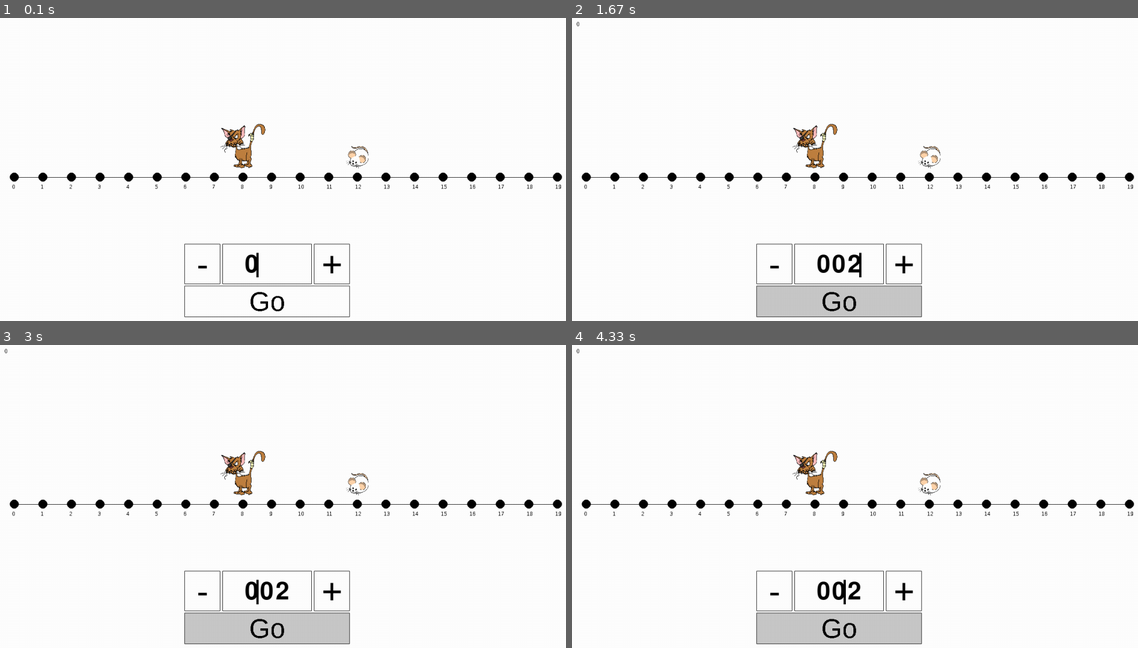
Above: before the commit, frames 1-4 (two rows, left to right).
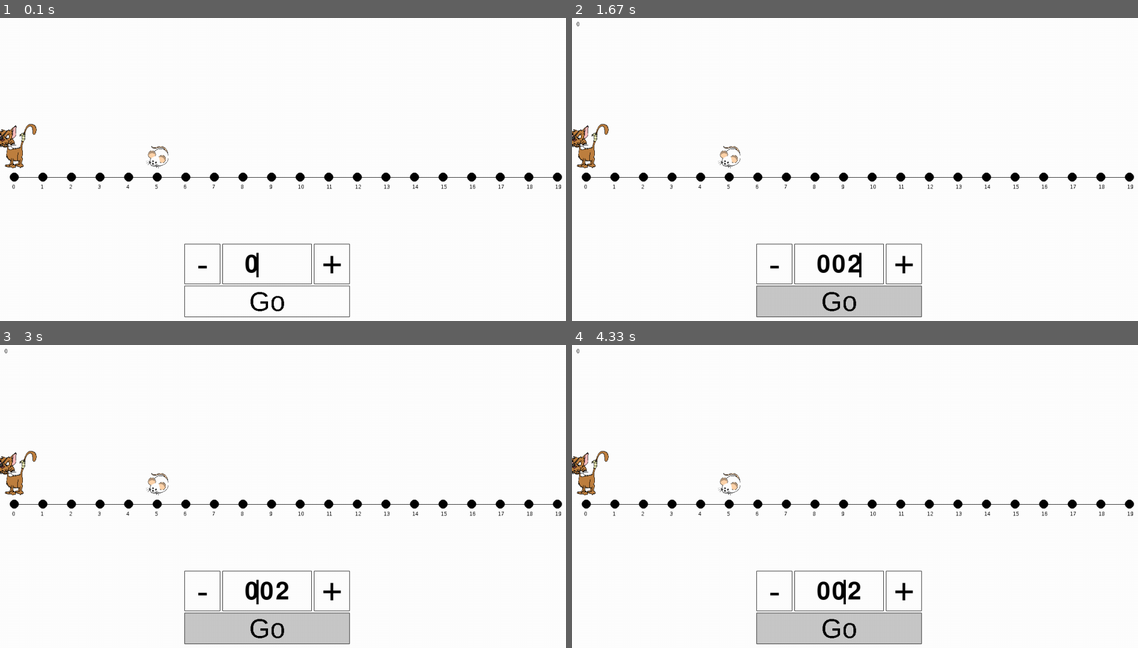
Above: after the commit, the same moments.

Repository: jpazer/KittyCount
Game: pygame game, started from KittyCount.activity/main.py
Same seed, same stepped clock (60 frames per second), same inputs: the game is played once before the commit and once after it.
Inputs:
- Up to frame 1 (0.1 s): no input
- Up to frame 2 (1.67 s): click "Go" at 0.38 s; hold Right 0.67-1.13 s; tap 0 at 0.82 s; hold Right from 1.22 s (still down); tap 2 at 1.37 s
- Up to frame 3 (3 s): release Right at 1.68 s; hold Left 1.72-2.25 s; tap 1 at 1.87 s; hold Left 2.28-2.68 s; tap 0 at 2.43 s; hold Right from 2.72 s (still down); tap 2 at 2.87 s
- Up to frame 4 (4.33 s): release Right at 3.35 s; hold Left 3.38-3.85 s; tap 1 at 3.53 s; hold Right from 3.88 s (still down); tap 0 at 4.03 s

The runs differ from the first frame. In frame 1, 1.1% of the frame differs, in the area x 0-66%, y 34-50%; in frame 2, 1.1%; in frame 3, 1.1%; in frame 4, 1.1%.

Commit message:
Added game controller
Used concepts from eric's branch.

Diff:
--- a/KittyCount.activity/character.py
+++ /dev/null
@@ -1,55 +0,0 @@
-import pygame
-import random
-
-class character:
-    displayImage = "" #path to the image file to be displayed
-    imageHeight = 10 #height of the image
-    imageWidth= 10 #width of the image
-    screen = 0 #screen to display on
-    positions = [] # array of circle positions
-    xPos = 0 #x position of character
-    yPos = 0 #y position of character
-
-    def __init__(self, _positions,_displayImage, _imageHeight, _imageWidth, screen, otherCharacterX = -1):
-        self.positions = _positions
-        self.displayImage = _displayImage
-        self.imageHeight = _imageHeight
-        self.imageWidth = _imageWidth
-        self.screen = screen
-        self.img = pygame.image.load(self.displayImage)
-        self.setPosition(otherCharacterX)
-
-
-    def getxPos(self):
-        return self.xPos
-
-    def getyPos(self):
-        return yPos
-
-    def setxPos(self, _xPos):
-        self.xPos = _xPos
-
-    def setyPos(self, _yPos):
-        self.yPos = _yPos
-
-    def setImageHeight(_imageHeight):
-        self.imageHeight = _imageHeight
-
-    def setImageWidth(_imageWidth):
-        self.imageWidth = _imageWidth
-
-    def setPosition(self, otherCharacterX):
-        rand = random.randint(0, (len(self.positions) - 1 ))
-        valid = False
-
-        while not valid:
-            xPos, yPos = self.positions[rand]
-            self.setxPos(xPos - (self.imageWidth / 2) )
-            self.setyPos(yPos - (self.imageHeight + 20))
-            print (xPos)
-            if xPos != otherCharacterX:
-                valid = True
-
-
-    def display(self):
-        self.screen.blit(pygame.transform.scale(self.img, (self.imageHeight,self.imageWidth)),(self.xPos,self.yPos))
--- a/KittyCount.activity/main.py
+++ b/KittyCount.activity/main.py
@@ -1,48 +1,23 @@
 import pygame
-import random
-from Utilities import Utilities
-from UI import UI
-from NumberLine import NumberLine
-from character import character
+from source.GameController import GameController
+
 
 def main():
     pygame.init()
     pygame.font.init()
-
-    #screen = pygame.display.set_mode((0, 0), pygame.FULLSCREEN)
+    # screen = pygame.display.set_mode((0, 0), pygame.FULLSCREEN)
     screen = pygame.display.set_mode((0, 0))  # windowed app for DEV only
     screen.fill((255, 255, 255))
     pygame.display.flip()
     done = False
 
-    # setup variables
-    w, h = Utilities.get_width_height()  # width and height of the screen
+    game_controller = GameController(screen)
 
-
-    # display UI
-    ui = UI(screen, w/2 - 200, h/2 + 150)
-
-    #display Number Line
-    number_line = NumberLine(screen, w, h)
-    number_line.display()
-
-    #
-
-    #display cat
-    cat = character(number_line.circle_pos, "../Assets/cat1.png", 100, 100, screen)
-    cat.display()
-
-    #display mouse
-    mouse = character (number_line.circle_pos, "../Assets/mouse3.png", 50, 50, screen, cat.getxPos())
-    mouse.display()
-
-    # exit logic
     while not done:
         clock = pygame.time.Clock()
         events = pygame.event.get()
 
-        # draw UI
-        ui.display(events)
+        game_controller.loop(events)
 
         for event in events:
             if event.type == pygame.QUIT:
@@ -51,7 +26,6 @@
                 if event.key == pygame.K_ESCAPE:
                     done = True
 
-
         pygame.display.update()
         clock.tick(30)
 
--- a/KittyCount.activity/Button.py
+++ b/KittyCount.activity/source/Button.py
@@ -1,5 +1,5 @@
 import pygame
-from Utilities import Utilities
+from source.Utilities import Utilities
 
 
 class Button:
--- /dev/null
+++ b/KittyCount.activity/source/Character.py
@@ -0,0 +1,55 @@
+import pygame
+import random
+
+
+class Character:
+
+    displayImage = ""  # path to the image file to be displayed
+    imageHeight = 10  # height of the image
+    imageWidth = 10  # width of the image
+    screen = 0  # screen to display on
+    positions = []  # array of circle positions
+    x = 0  # x position of character
+    y = 0  # y position of character
+
+    def __init__(self, _positions, _display_image, _image_height, _image_width, screen, other_character_x=-1):
+        self.positions = _positions
+        self.displayImage = _display_image
+        self.imageHeight = _image_height
+        self.imageWidth = _image_width
+        self.screen = screen
+        self.img = pygame.image.load(self.displayImage)
+        self.set_position(other_character_x)
+
+    def get_x_pos(self):
+        return self.x
+
+    def get_y_pos(self):
+        return self.y
+
+    def set_x_pos(self, _x):
+        self.x = _x
+
+    def set_y_pos(self, _y):
+        self.y = _y
+
+    def set_image_height(self, _image_height):
+        self.imageHeight = _image_height
+
+    def set_image_width(self, _image_width):
+        self.imageWidth = _image_width
+
+    def set_position(self, _other_character_x):
+        rand = random.randint(0, (len(self.positions) - 1))
+        valid = False
+
+        while not valid:
+            x, y = self.positions[rand]
+            self.set_x_pos(x - (self.imageWidth / 2))
+            self.set_y_pos(y - (self.imageHeight + 20))
+            print(x)
+            if x != _other_character_x:
+                valid = True
+
+    def display(self):
+        self.screen.blit(pygame.transform.scale(self.img, (self.imageHeight, self.imageWidth)), (self.x, self.y))
--- /dev/null
+++ b/KittyCount.activity/source/GameController.py
@@ -0,0 +1,34 @@
+import pygame
+from source.Utilities import Utilities
+from source.UI import UI
+from source.NumberLine import NumberLine
+from source.Character import Character
+
+
+class GameController:
+
+    def __init__(self, _screen):
+        self.screen = _screen
+
+        # setup variables
+        self.w, self.h = Utilities.get_width_height()  # width and height of the screen
+        self.screen = _screen
+
+        # draw UI
+        self.ui = UI(self.screen, self.w / 2 - 200, self.h / 2 + 150)
+
+        # display Number Line
+        self.number_line = NumberLine(self.screen, self.w, self.h)
+        self.number_line.display()
+
+        # display cat
+        self.cat = Character(self.number_line.circle_pos, "../Assets/cat1.png", 100, 100, self.screen)
+        self.cat.display()
+
+        # display mouse
+        self.mouse = Character(self.number_line.circle_pos, "../Assets/mouse3.png", 50, 50, self.screen, self.cat.get_x_pos())
+        self.mouse.display()
+
+    def loop(self, events):
+        # draw UI
+        self.ui.display(events)
--- a/KittyCount.activity/NumberCircle.py
+++ b/KittyCount.activity/source/NumberCircle.py
@@ -1,5 +1,5 @@
 import pygame
-from Utilities import Utilities
+from source.Utilities import Utilities
 
 
 class NumberCircle:
--- a/KittyCount.activity/NumberLine.py
+++ b/KittyCount.activity/source/NumberLine.py
@@ -1,5 +1,5 @@
 import pygame
-from NumberCircle import NumberCircle
+from source.NumberCircle import NumberCircle
 
 
 class NumberLine:
--- a/KittyCount.activity/UI.py
+++ b/KittyCount.activity/source/UI.py
@@ -1,6 +1,6 @@
-from UserInput import UserInput
-from Button import Button
-from Utilities import Utilities
+from source.UserInput import UserInput
+from source.Button import Button
+from source.Utilities import Utilities
 
 
 class UI:
--- a/KittyCount.activity/UserInput.py
+++ b/KittyCount.activity/source/UserInput.py
@@ -1,5 +1,5 @@
 import pygame
-from Utilities import Utilities
+from source.Utilities import Utilities
 from libraries.pygame_textinput.pygame_textinput import TextInput
 
 
Renamed: KittyCount.activity/Utilities.py -> KittyCount.activity/source/Utilities.py
Empty file added: KittyCount.activity/source/__init__.py
